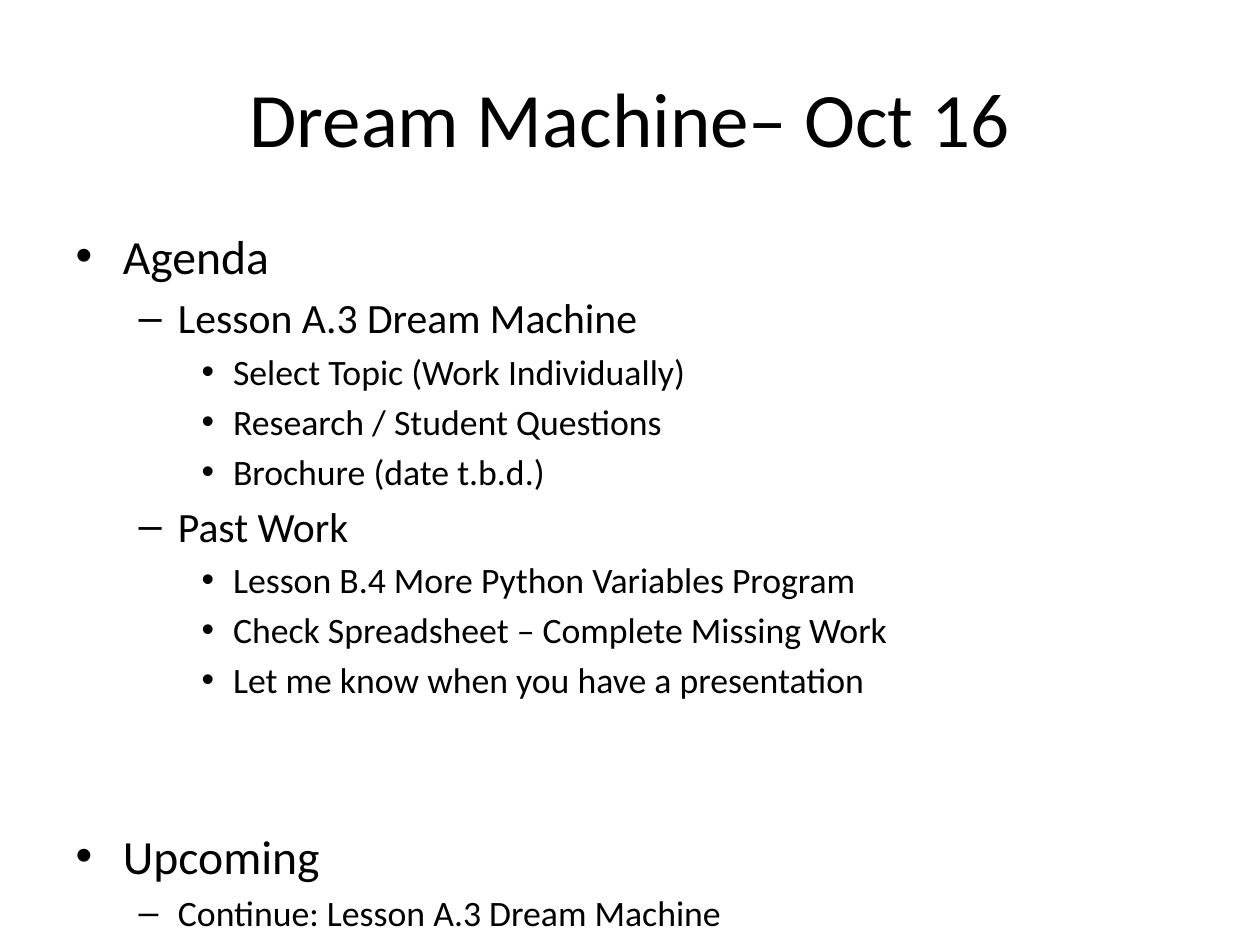
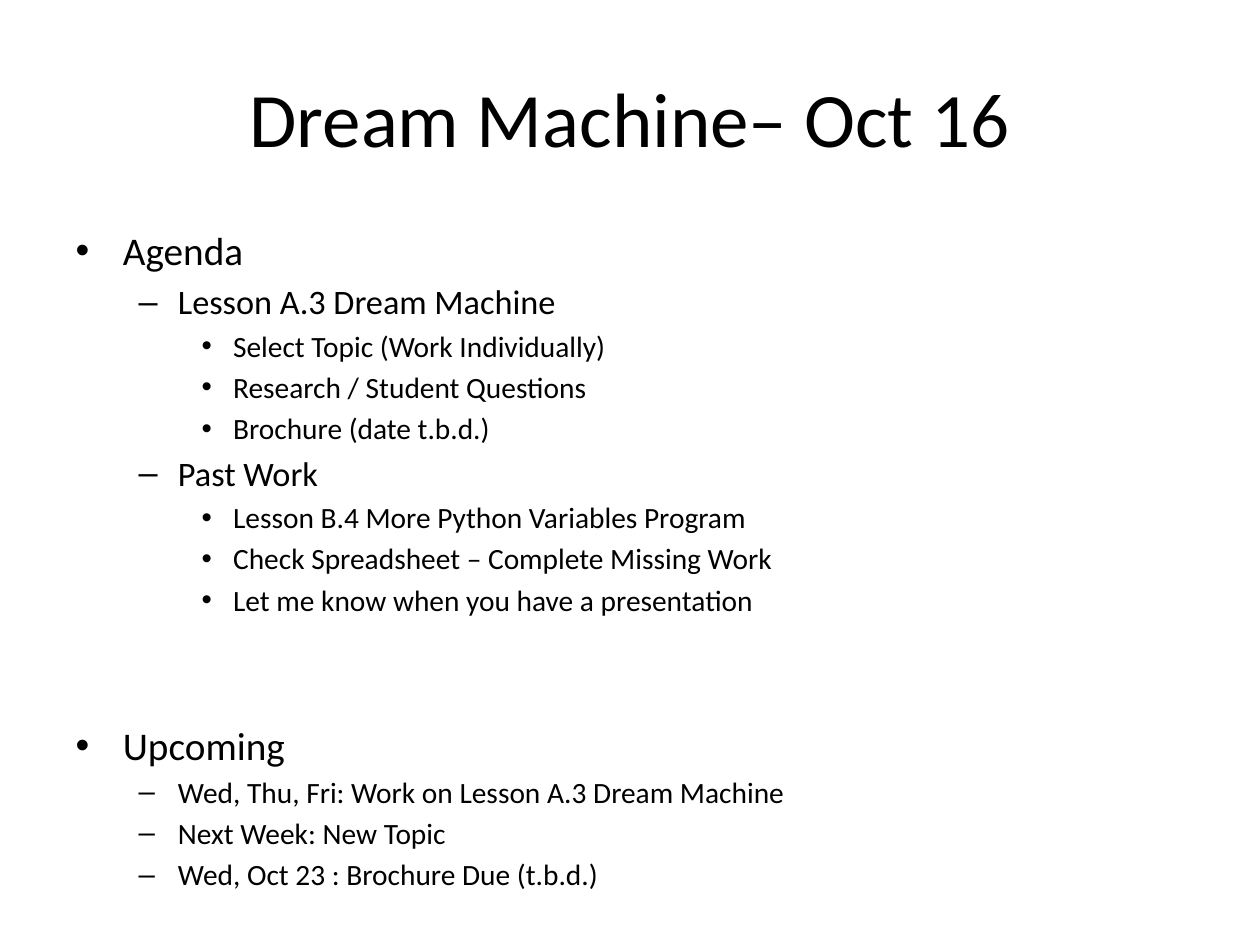
Before and after one commit to Greg5519/ICS3C0, a slide deck: slide 1 of Daily Agendas/Day7.3_DreamMachine2.pptx. Drawn at 1260x945 pixels with LibreOffice and Linux fonts; fonts in the diff are those of the drawing. Boxes give left, top, right and bottom in pixels: in the first picture for what was removed or moved away, otherwise in the second. Text is boxed around its words. In the diff, an @@ line names an element or a change of style, - is before the commit and + after.

```diff
--- a/Daily Agendas/Day7.3_DreamMachine2.pptx
+++ b/Daily Agendas/Day7.3_DreamMachine2.pptx
@@ text at <box>123,237,772,767</box>: size 27.2 to 22.4 pt in "Agenda", "Upcoming"; size 23.8 to 19.6 pt in "Lesson A.3 Dream Machine", "Past Work"; size 20.4 to 16.8 pt in "Select Topic (Work Individually)", "Research / Student Questions", "Brochure (date t.b.d.)", "Lesson B.4 More Python Variables Program" and 2 more places @@
@@ text at <box>178,782,784,889</box>: text changed; size 20.4 to 16.8 pt @@
-  – Continue: Lesson A.3 Dream Machine
+  – Wed, Thu, Fri: Work on Lesson A.3 Dream Machine
+  – Next Week: New Topic
+  – Wed, Oct 23 : Brochure Due (t.b.d.)
```
Also in this commit, not shown: 4 other files.
